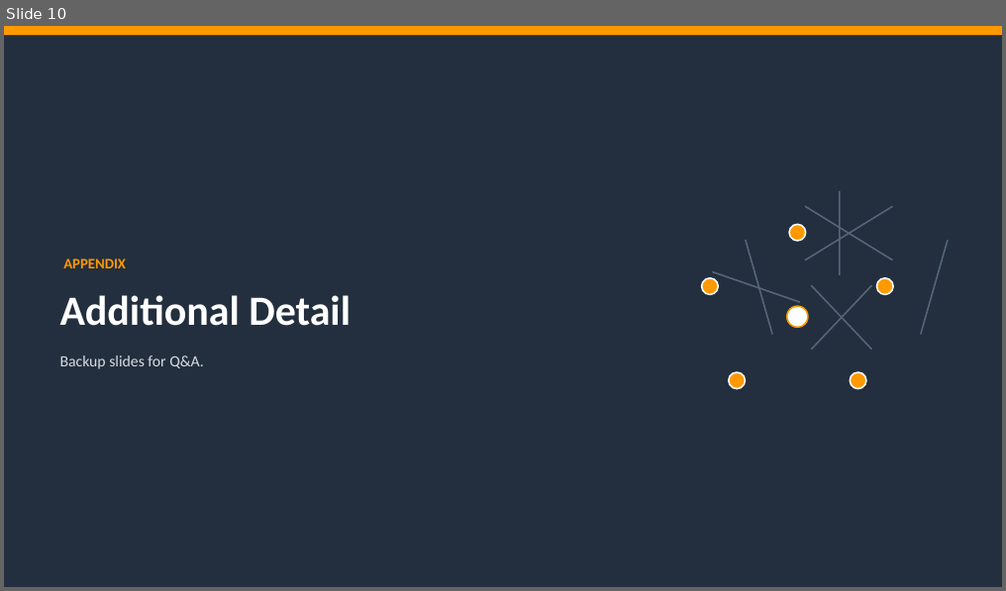
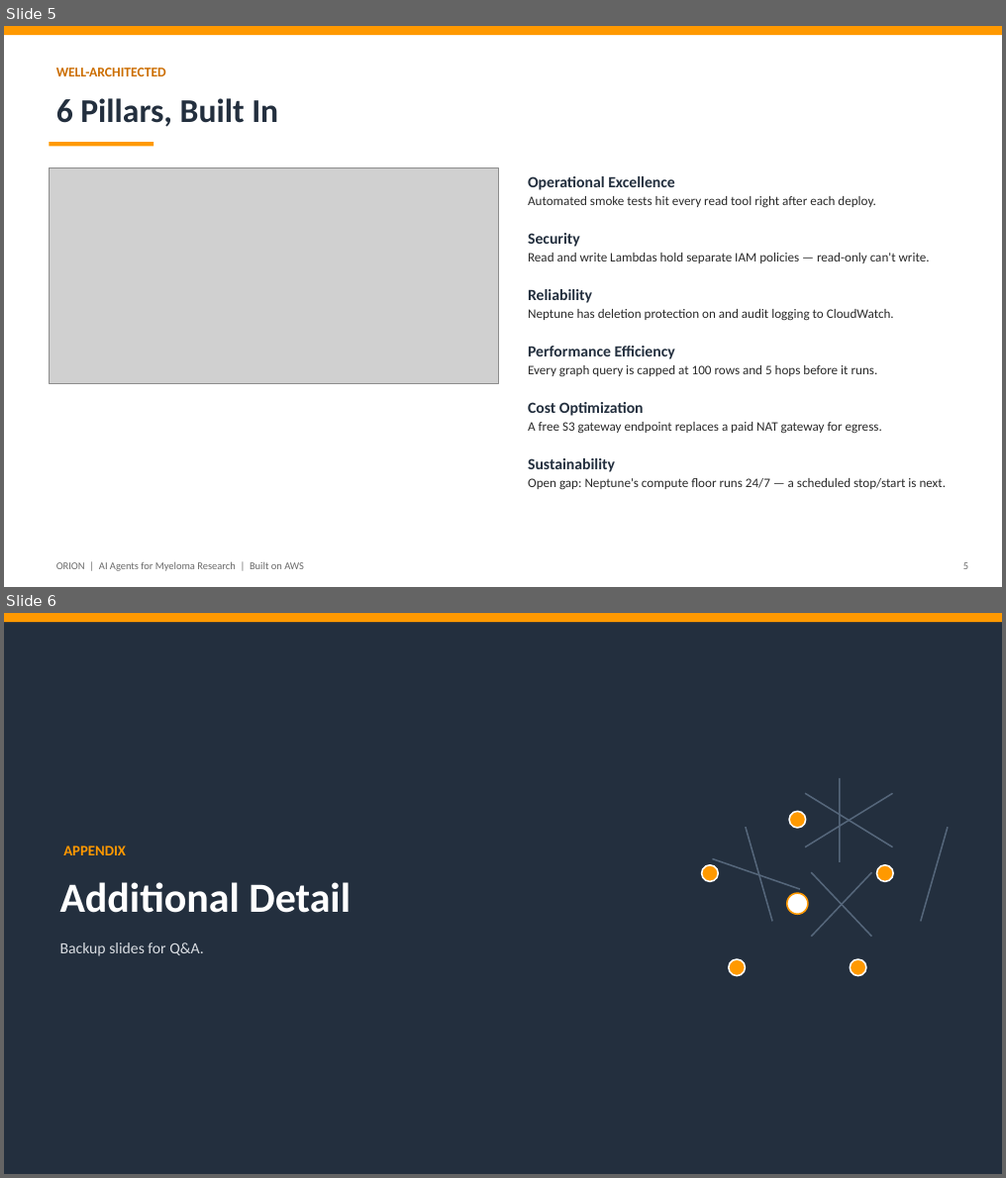
Before and after one commit to lhnminh/MMRF-KnowledgeGraph, a slide deck: ORION_Hackathon_Pitch.pptx. Shown one above the other, each under a label of ours: slide 10 before the commit, slides 5 and 6 after it. The pictures are 1006x591 and 1006x1178 pixels, drawn with LibreOffice and Linux fonts; fonts in the diff are those of the drawing; grey boxes stand for pictures. Boxes give left, top, right and bottom in pixels: in the first picture for what was removed or moved away, otherwise in the second. Text is boxed around its words. In the diff, an @@ line names an element or a change of style, - is before the commit and + after.

Commit message:
Clean up repo for hackathon judging and refresh Well-Architected review
Add two-VPC ingestion diagram to the pitch deck's architecture slide,
remove the unused frontend overlay draft and duplicate front-end/ dir,
drop stray patch/lock files, and re-verify the Well-Architected review
against current Terraform/code (two claims had gone stale) while adding
the missing Sustainability pillar.

```diff
--- a/ORION_Hackathon_Pitch.pptx
+++ b/ORION_Hackathon_Pitch.pptx
@@ slide 5 added at (4,26,1002,587), background #FFFFFF @@
@@ rectangle added at (4,26,1002,35), fill #FF9900 @@
@@ text added at (56,68,166,76), 13 pt, text #CC6E00, bold @@
+WELL-ARCHITECTED
@@ text added at (56,98,278,127), 32 pt, text #232F3E, bold @@
+6 Pillars, Built In
@@ rectangle added at (49,142,153,147), fill #FF9900 @@
@@ picture added at (49,169,498,383) @@
@@ text added at (528,176,876,208), 12.5 pt, text #2A2A2A @@
+Operational Excellence
+Automated smoke tests hit every read tool right after each deploy.
@@ text added at (528,233,930,264), 12.5 pt, text #2A2A2A @@
+Security
+Read and write Lambdas hold separate IAM policies — read-only can't write.
@@ text added at (528,289,894,321), 12.5 pt, text #2A2A2A @@
+Reliability
+Neptune has deletion protection on and audit logging to CloudWatch.
@@ text added at (528,346,878,377), 12.5 pt, text #2A2A2A @@
+Performance Efficiency
+Every graph query is capped at 100 rows and 5 hops before it runs.
@@ text added at (528,402,882,434), 12.5 pt, text #2A2A2A @@
+Cost Optimization
+A free S3 gateway endpoint replaces a paid NAT gateway for egress.
@@ text added at (528,459,946,490), 12.5 pt, text #2A2A2A @@
+Sustainability
+Open gap: Neptune's compute floor runs 24/7 — a scheduled stop/start is next.
@@ text added at (56,563,304,571), 10 pt, text #6B6B6B @@
+ORION | AI Agents for Myeloma Research | Built on AWS
@@ text added at (963,563,968,570), 10 pt, text #6B6B6B @@
+5
@@ what was slide 10 is now slide 6 @@
```
Also in this commit, not shown: 8 slides changed, 2 slides removed, 15 other files.
